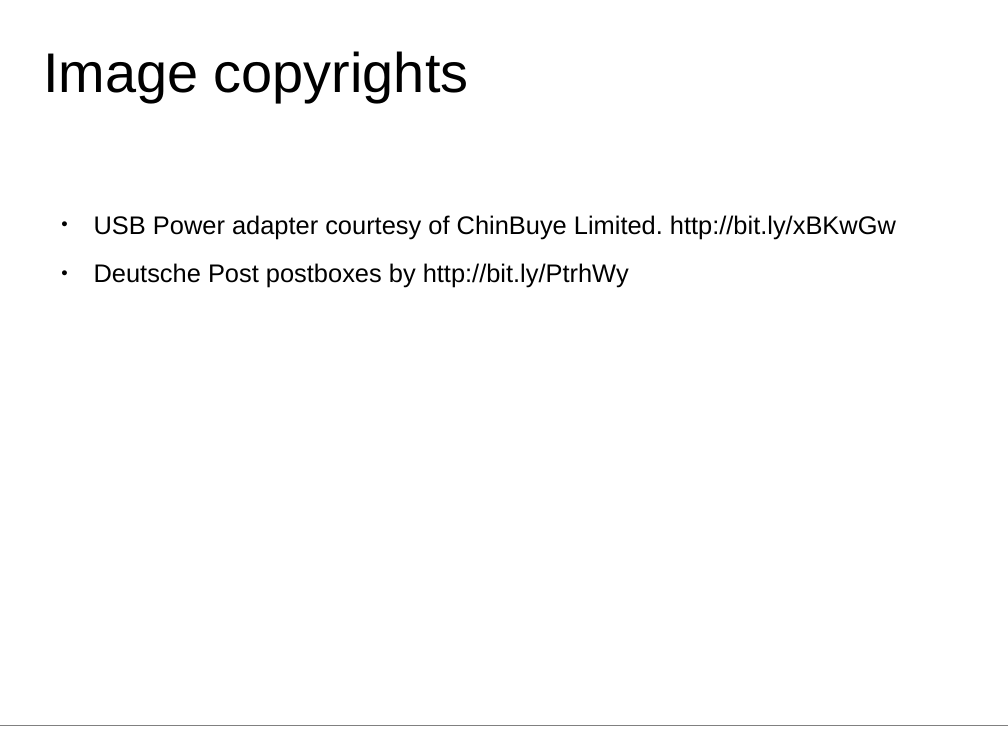
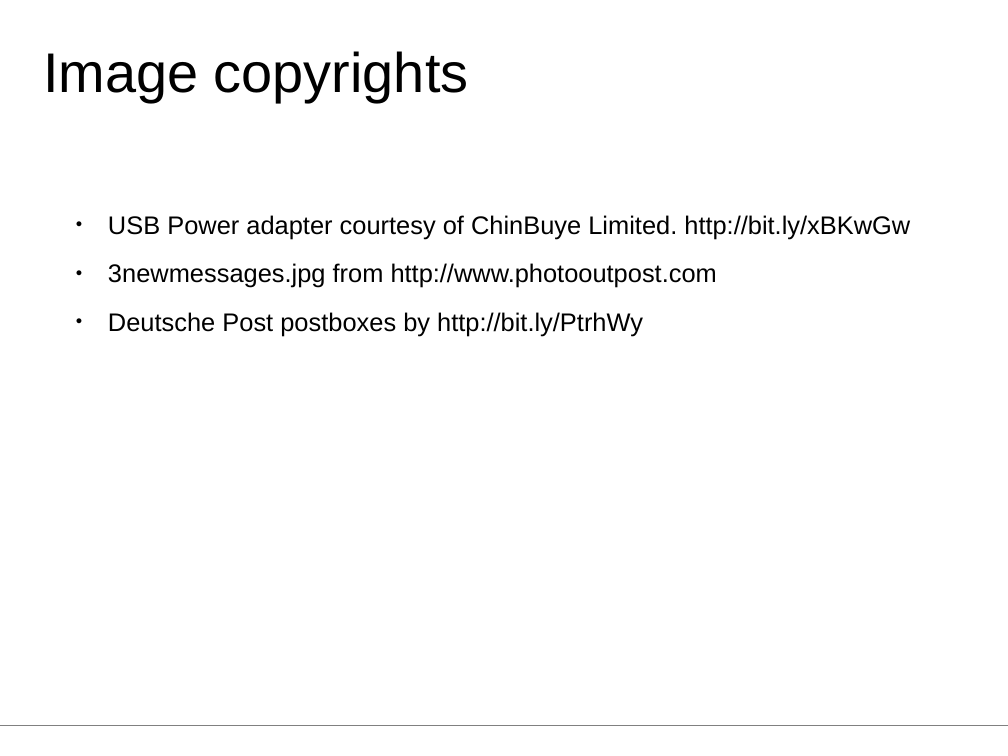
Before and after one commit to aheusingfeld/javaone2012, a slide deck: slide 14 of slides/eai-slides.odp (slide 10 before the commit). Drawn at 1008x756 pixels with LibreOffice and Linux fonts; fonts in the diff are those of the drawing. Boxes give left, top, right and bottom in pixels: in the first picture for what was removed or moved away, otherwise in the second. Text is boxed around its words. In the diff, an @@ line names an element or a change of style, - is before the commit and + after.

```diff
--- a/slides/eai-slides.odp
+++ b/slides/eai-slides.odp
@@ text "USB Power adapter courtesy of ...": place and size @@
-text "USB Power adapter courtesy of ..." at box(94, 215, 896, 288)
+text "USB Power adapter courtesy of ..." at box(108, 215, 910, 336)
@@ text at box(108, 263, 717, 288): paragraph added @@
+● 3newmessages.jpg from http://www.photooutpost.com
```
Also in this commit, not shown: 6 other slides changed, 6 slides added, 2 slides removed, 1 other file.
